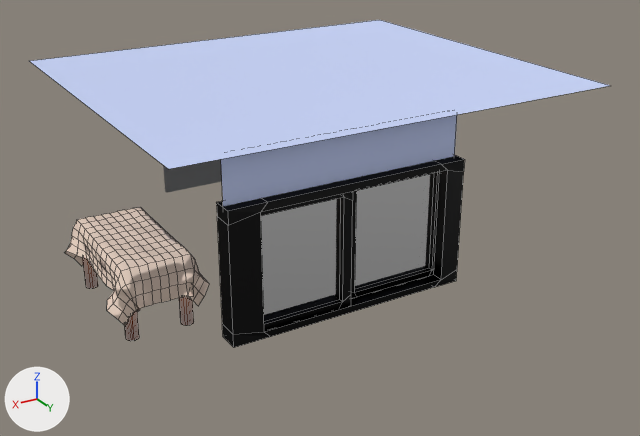
The Blender file scenes/main.blend as it was, and as the next commit left it.
Camera for both pictures: a 50 mm lens placed at (13.47, 25.47, 11.37), pointed at (-0.38, 2.4, -0.17). Arrows for +X, +Y and +Z are at lower left; the lights stay in place. Mesh edges are drawn as thin lines on the coarser meshes.

Names of what the first picture shows: 'Bed_proxy', 'Plane', 'Plane.001', 'Window_proxy', 'mirror_proxy'.
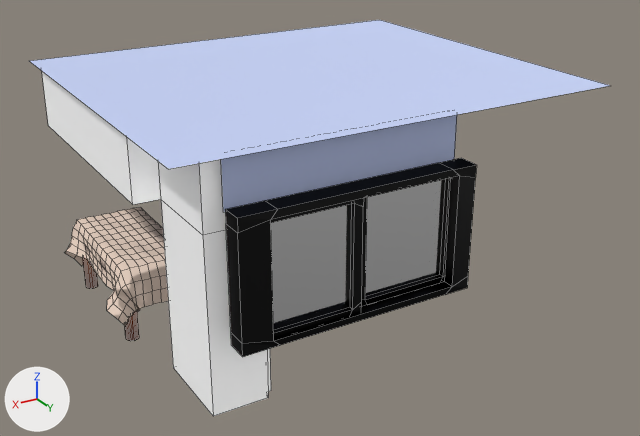
Commit message: Added Wardrobe to main scene
(I always wondered why is it called a wardrobe)

Where the change shows, as pixel boxes [x1, y1, x2, y2] in the pictures (640 x 436 px):
'Window_proxy', moved: before [216, 155, 465, 348]; after [225, 158, 477, 357]
'wardrobe', added: after [42, 71, 271, 416]
'mirror_proxy', unchanged, covered by the edit: before [163, 159, 222, 193]

What changed in the scene script:
```text
Add mat_wardrobe:
    mat_wardrobe = bpy.data.materials.new('wardrobe')
    mat_wardrobe.use_nodes = True; mat_wardrobe.node_tree.nodes.clear()
    _N = mat_wardrobe.node_tree.nodes; _L = mat_wardrobe.node_tree.links
    n0 = _N.new('ShaderNodeOutputMaterial'); n0.name = 'Material Output'
    n1 = _N.new('ShaderNodeAddShader'); n1.name = 'Add Shader'
    n2 = _N.new('ShaderNodeBsdfDiffuse'); n2.name = 'Diffuse BSDF'
    n3 = _N.new('ShaderNodeBsdfToon'); n3.name = 'Toon BSDF'
    n3.inputs[2].default_value = 0.1  # 'Smooth'
    _L.new(n1.outputs[0], n0.inputs[0])  # 'Shader' to 'Surface'
    _L.new(n2.outputs[0], n1.inputs[0])  # 'BSDF' to 'Shader'
    _L.new(n3.outputs[0], n1.inputs[1])  # 'BSDF' to 'Shader'
Add me_cube_001_1:
    me_cube_001_1.from_pydata(...)  # 38 vertices, 35 faces; spans x -1.47..1.0, y -4.02..6.98, z -5.54..1.82
    me_cube_001_1.materials.append(mat_wardrobe)
Add me_plane_003:
    me_plane_003.from_pydata(...)  # 12 vertices, 8 faces; spans x -3.99..3.09, y 0.0..1.35, z 0.0..0.14
    me_plane_003.materials.append(mat_wardrobe)
Add me_plane_002:
    me_plane_002.from_pydata(...)  # 12 vertices, 8 faces; spans x -0.94..0.78, y -1.99..0.64, z 0.0..0.14
    me_plane_002.materials.append(mat_wardrobe)
Add col_wardrobe:
    col_wardrobe = bpy.data.collections.new('wardrobe')
    col_wardrobe.objects.link(ob_wardrobe_door2)
    col_wardrobe.objects.link(ob_wardrobe_door)
    col_wardrobe.objects.link(ob_wardrobe_001)
Change ob_window_proxy:
    ob_window_proxy.location: (1.78, 7.04, 1.25) -> (1.78, 7.55, 1.25)
Add ob_wardrobe_001:
    ob_wardrobe_001 = bpy.data.objects.new('wardrobe.001', me_cube_001_1)
    ob_wardrobe_001.location = (5.476, -0.0924, 2.54)
Add ob_wardrobe_door:
    ob_wardrobe_door = bpy.data.objects.new('wardrobe_door', me_plane_003)
    ob_wardrobe_door.location = (3.867, 5.443, 0.218)
    ob_wardrobe_door.rotation_euler = (0.0, 1.571, 0.0)  # degrees (0, 90, 0)
    _m = ob_wardrobe_door.modifiers.new('Mirror', 'MIRROR')
    _m.use_axis = (False, True, False)
    _m.use_mirror_merge = False
    _m.merge_threshold = 0.011
Add ob_wardrobe_door2:
    ob_wardrobe_door2 = bpy.data.objects.new('wardrobe_door2', me_plane_002)
    ob_wardrobe_door2.location = (3.867, 3.336, 3.26)
    ob_wardrobe_door2.rotation_euler = (0.0, 1.571, 0.0)  # degrees (0, 90, 0)
    _m = ob_wardrobe_door2.modifiers.new('Array', 'ARRAY')
    _m.count = 3
    _m.constant_offset_displace = (0.0, 0.0, 0.0)
    _m.relative_offset_displace = (0.0, -1.01, 0.0)
Add ob_wardrobe:
    ob_wardrobe = bpy.data.objects.new('wardrobe', None)
    ob_wardrobe.location = (-0.01, 0.01, 0.0)
    ob_wardrobe.show_instancer_for_render = False
    ob_wardrobe.instance_type = 'COLLECTION'
    ob_wardrobe.instance_collection = col_wardrobe
```
